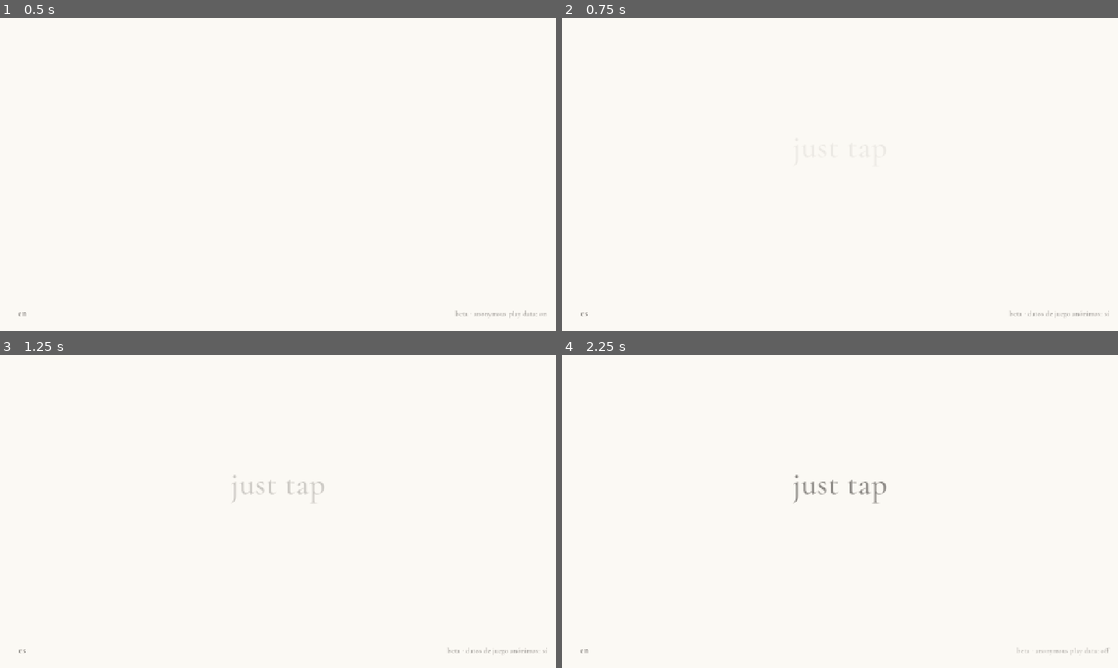
Above: before the commit, frames 1-4 (two rows, left to right).
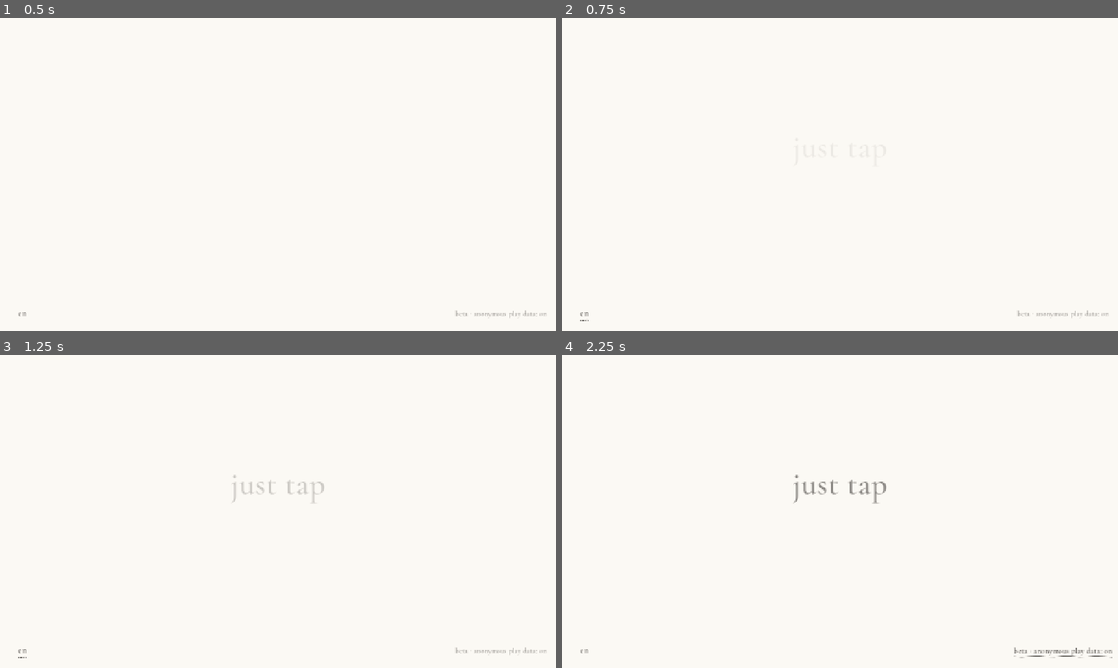
Above: after the commit, the same moments.

Repository: pablopalma/just-tap-repository
Game: Godot game, scene res://scenes/main.tscn
Two runs of this game, one before a commit and one after it. Both use one fixed random seed, a clock stepped at 60 frames per second and the inputs below. Sound files missing from this copy of the repository are replaced by a short silence.
Inputs (mouse positions are in pixels of both pictures, inside the frame that each line leads up to):
- Up to frame 1 (0.5 s): no input
- Up to frame 2 (0.75 s): click "en" at 0.5 s
- Up to frame 3 (1.25 s): no input
- Up to frame 4 (2.25 s): click (584, 649) at 1.25 s, where only the run before the commit has a clickable "es"; click "beta · anonymous play data: on" at 2 s

Frame 1 is identical in both runs. In frame 2, 0.1% of the frame differs, in the area x 3-99%, y 93-97%; in frame 3, 0.1%; in frame 4, 0.2%, in the area x 81-99%, y 93-97%.

Commit message:
Menu sounds, and the language and data buttons by gamepad; 0.16.1-beta
Reaching a menu button (mouse or gamepad) plays a soft celesta note walking up and down, pressing it a small chime, in the key of what plays (the title theme is in C). The title's language and data buttons can be reached: with nothing in focus the d-pad takes them, B lets go and A starts the game.

Co-Authored-By: Claude Opus 5.5 <noreply@anthropic.com>

Diff:
--- a/autoload/music.gd
+++ b/autoload/music.gd
@@ -398,6 +398,31 @@
 	return _time - _zone_origin - AudioServer.get_output_latency() - HEARD_LAG
 
 
+## Menus (PadFocus): a soft note when a button is reached, a small chime when one is pressed, in the
+## key of whatever plays (the title theme is in C major), walking up and down so they never repeat.
+const TITLE_KEY := 60
+const UI_WALK := [2, 3, 4, 3, 2, 1]
+var _ui_i := 0
+
+
+func ui_hover() -> void:
+	var deg: int = UI_WALK[_ui_i % UI_WALK.size()]
+	_ui_i += 1
+	_play("celesta", _ui_note(deg), 0.02)
+
+
+func ui_press() -> void:
+	_play("glass", _ui_note(5), 0.03)
+	_play("celesta", _ui_note(7), 0.018)
+	_play("harp", _ui_note(0) - 12, 0.025)
+
+
+func _ui_note(deg: int) -> int:
+	if title_on or not playing:
+		return TITLE_KEY + 12 + int(PENTATONIC[deg % 5]) + 12 * int(deg / 5.0)
+	return _fold(chord_note(deg, tonic() + 24), BRIGHT_CEILING)
+
+
 ## A tap on the beat: its note lands on the beat itself (or at once, if the tap came after it),
 ## a step higher for every beat of the run, so a run on the beat plays a melody; from the fourth,
 ## glass doubles it an octave up.
--- a/scripts/build_flags.gd
+++ b/scripts/build_flags.gd
@@ -22,7 +22,7 @@
 const TREE_INLINE := true
 
 ## Shown in the play data so balance can be compared between builds.
-const VERSION := "0.16.0-beta"
+const VERSION := "0.16.1-beta"
 
 ## Google Apps Script web app that receives the beta play data (docs/beta-datos.md). Empty: nothing
 ## is recorded and the title screen does not offer the switch.
--- a/scripts/ui/pad_focus.gd
+++ b/scripts/ui/pad_focus.gd
@@ -10,6 +10,8 @@
 
 static var _offered: Array[Button] = []
 static var _hover: Button
+var _was_hot: Button   # the button you were on last frame: reaching another one plays its note
+var _cancelled := false  # B let go of the focus: it waits for the d-pad before taking it again
 
 
 ## A menu's main button, to take the focus when the player plays with a gamepad.
@@ -24,6 +26,7 @@
 	b.focus_mode = FOCUS_ALL
 	b.add_theme_stylebox_override("focus", StyleBoxEmpty.new())
 	b.add_to_group(&"pad_reach")
+	b.pressed.connect(Music.ui_press)
 	b.mouse_entered.connect(func() -> void: _hover = b)
 	b.mouse_exited.connect(func() -> void:
 		if _hover == b:
@@ -55,14 +58,31 @@
 			focus.release_focus()
 		queue_redraw()
 		return
-	if focus == null:
+	# B lets go of a menu's button (on the title, A then starts the game again)
+	if focus != null and Input.is_action_just_pressed("ui_cancel"):
+		focus.release_focus()
+		_cancelled = true
+		return
+	if focus != null:
+		queue_redraw()
+		return
+	# nothing in focus: the menu's main button takes it (unless B just let it go)…
+	if not _cancelled:
 		for i in range(_offered.size() - 1, -1, -1):
 			var b := _offered[i]
 			if not is_instance_valid(b):
 				_offered.remove_at(i)
 			elif b.is_visible_in_tree() and not b.disabled:
 				b.grab_focus()
-				break
+				queue_redraw()
+				return
+	# …or the d-pad reaches the menu's other buttons (the language, the data)
+	var dir := ["ui_left", "ui_right", "ui_up", "ui_down"].any(func(a: String) -> bool: return Input.is_action_just_pressed(a))
+	if dir:
+		var all := _reachable()
+		if not all.is_empty():
+			_cancelled = false
+			all[0].grab_focus()
 	queue_redraw()
 
 
@@ -70,6 +90,10 @@
 ## towards full ink and LIFT.
 func _lift(delta: float) -> void:
 	var hot := _hot()
+	if hot != _was_hot:
+		if hot != null:
+			Music.ui_hover()
+		_was_hot = hot
 	var k := minf(1.0, delta * 12.0)
 	for b in _reachable():
 		if not b.has_meta("rest_a"):
--- a/scripts/ui/screens.gd
+++ b/scripts/ui/screens.gd
@@ -82,6 +82,7 @@
 		_lang.offset_bottom = -18
 		_lang.pressed.connect(func() -> void: SaveSystem.set_lang("en" if SaveSystem.lang == "es" else "es"))
 		add_child(_lang)
+		PadFocus.reach(_lang)
 		_phones = HBoxContainer.new()
 		_phones.set_anchors_and_offsets_preset(PRESET_CENTER_BOTTOM)
 		_phones.grow_horizontal = GROW_DIRECTION_BOTH
@@ -109,6 +110,7 @@
 			_data.offset_bottom = -20
 			_data.pressed.connect(_toggle_data)
 			add_child(_data)
+			PadFocus.reach(_data)
 		_refresh()
 
 	func _ready() -> void:
--- /dev/null
+++ b/tools/menu_pad_test.gd
@@ -0,0 +1,37 @@
+extends Node
+## The title for a new player with a gamepad: the d-pad reaches the language and the data buttons,
+## A presses them, B lets go and A then starts the game. Logs the focus and the language.
+## godot --headless --path . --fixed-fps 30 res://tools/menu_pad_test.tscn
+
+var _main: Node
+var _t := 0.0
+var _steps := [
+	[2.0, JOY_BUTTON_DPAD_LEFT], [3.0, JOY_BUTTON_A], [4.0, JOY_BUTTON_DPAD_RIGHT],
+	[5.0, JOY_BUTTON_B], [6.0, JOY_BUTTON_A],
+]
+
+
+func _ready() -> void:
+	SaveSystem.enabled = false
+	SaveSystem.lang = "es"
+	SaveSystem.had_progress = false
+	GameState.new_game()
+	_main = load("res://scenes/main.tscn").instantiate()
+	add_child(_main)
+
+
+func _process(delta: float) -> void:
+	_t += delta
+	for st in _steps:
+		if _t > st[0] and _t - delta <= st[0]:
+			for down in [true, false]:
+				var e := InputEventJoypadButton.new()
+				e.button_index = st[1]
+				e.pressed = down
+				Input.parse_input_event(e)
+	for at in [2.5, 3.5, 4.5, 5.5, 7.0]:
+		if _t > at and _t - delta <= at:
+			var f := get_viewport().gui_get_focus_owner()
+			print("[%.1f s] foco: %s · idioma: %s · jugando: %s" % [_t, (f as Button).text if f else "—", SaveSystem.lang, _main.intro == null])
+	if _t > 8.0:
+		get_tree().quit()
--- /dev/null
+++ b/tools/menu_pad_test.tscn
@@ -0,0 +1,6 @@
+[gd_scene format=3]
+
+[ext_resource type="Script" path="res://tools/menu_pad_test.gd" id="1"]
+
+[node name="MenuPadTest" type="Node"]
+script = ExtResource("1")
Not shown, added: tools/menu_pad_test.gd.uid
Not shown, changed: JUST_TAP_GODOT.md
